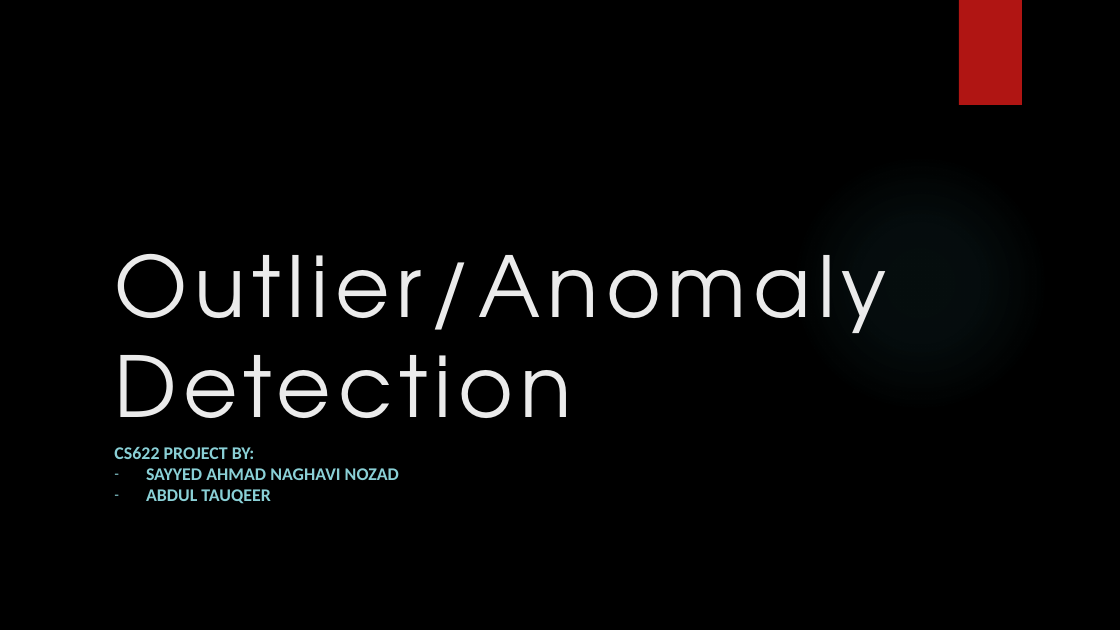
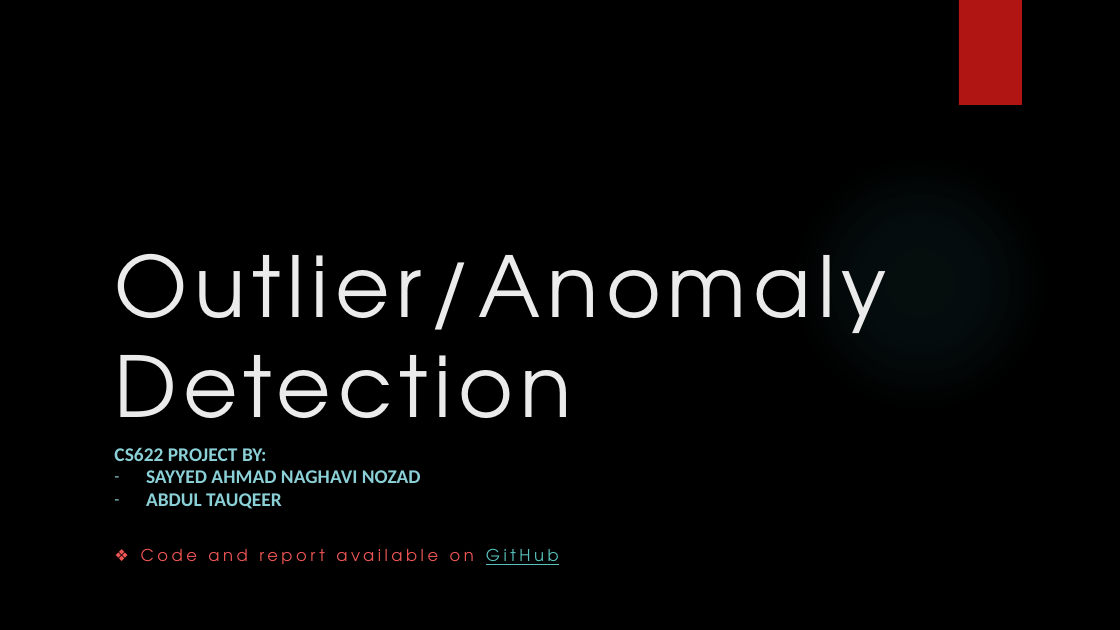
Before and after one commit to sana33/CS622-project, a slide deck: slide 1 of CS622_project_presentation.pptx. Drawn at 1120x630 pixels with LibreOffice and Linux fonts; fonts in the diff are those of the drawing; background and template pictures are left out. Boxes give left, top, right and bottom in pixels: in the first picture for what was removed or moved away, otherwise in the second. Text is boxed around its words. In the diff, an @@ line names an element or a change of style, - is before the commit and + after.

```diff
--- a/CS622_project_presentation.pptx
+++ b/CS622_project_presentation.pptx
@@ subtitle "CS622 PROJECT BY:" at (114, 447, 421, 509): size 15.3 to 16.6 pt @@
@@ text added at (141, 548, 559, 565), 14 pt, text #ED5654 @@
+❖ Code and report available on GitHub
```
Also in this commit, not shown: 1 other slide changed, 1 slide removed.
